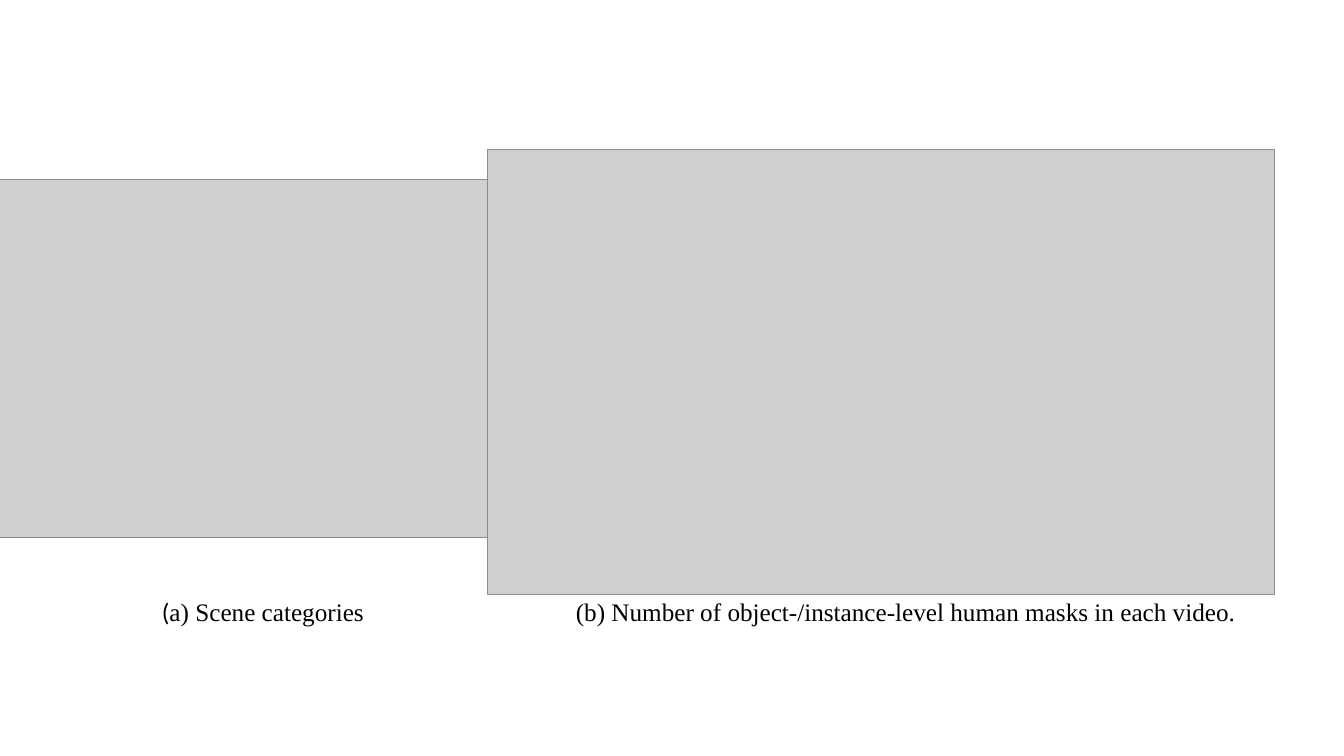
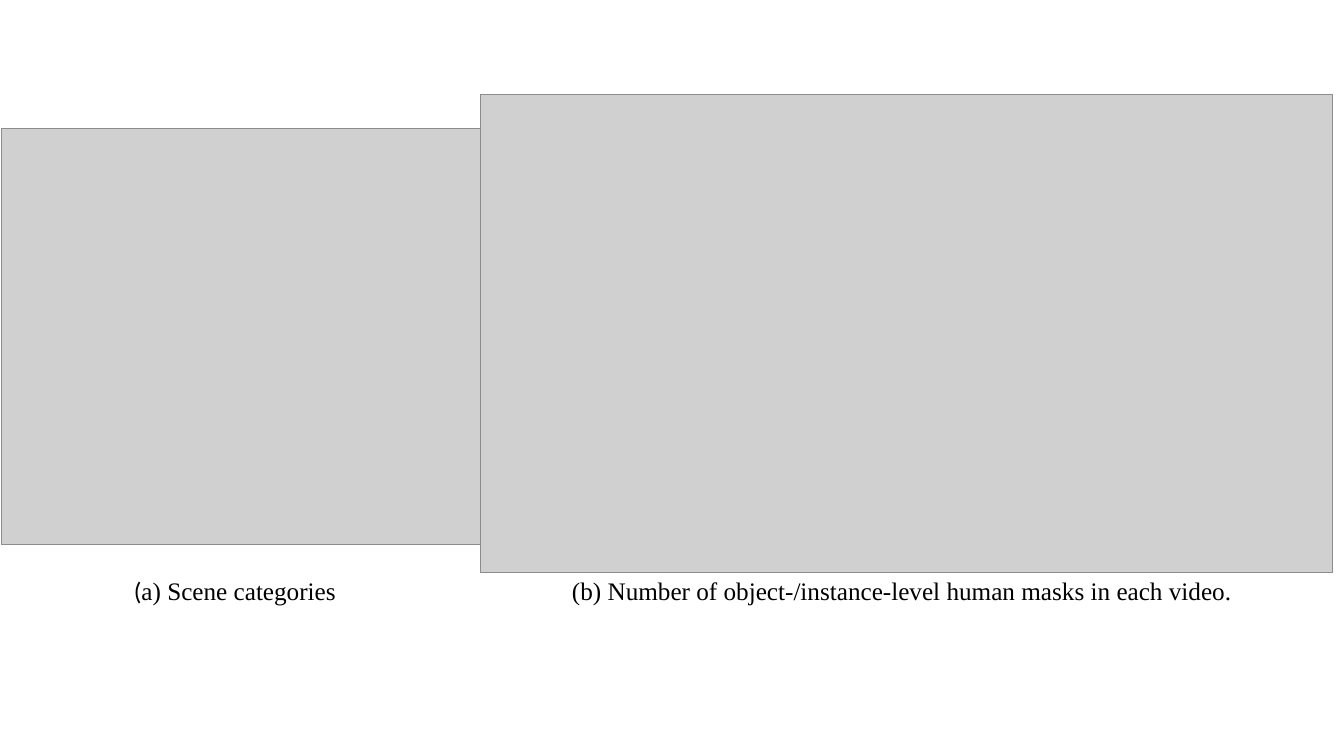
Before and after one commit to PanoAsh/SOTAs-reproduction-PhD-thesis, a slide deck: slide 1 of 360VSOD/show/figure_update/fig_statistics.pptx. Drawn at 1344x756 pixels with LibreOffice and Linux fonts; fonts in the diff are those of the drawing; grey boxes stand for pictures. Boxes give left, top, right and bottom in pixels: in the first picture for what was removed or moved away, otherwise in the second. Text is boxed around its words. In the diff, an @@ line names an element or a change of style, - is before the commit and + after.

```diff
--- a/360VSOD/show/figure_update/fig_statistics.pptx
+++ b/360VSOD/show/figure_update/fig_statistics.pptx
@@ picture resized from (x1=487, y1=149, x2=1274, y2=595) to (x1=481, y1=95, x2=1333, y2=574) @@
@@ picture resized from (x1=0, y1=179, x2=487, y2=537) to (x1=2, y1=128, x2=481, y2=544) @@
@@ text "(a) Scene categories" moved from (x1=162, y1=603, x2=364, y2=627) to (x1=134, y1=582, x2=336, y2=606) @@
@@ text "(b) Number of object-/instance-level human ..." moved from (x1=576, y1=603, x2=1235, y2=627) to (x1=572, y1=582, x2=1231, y2=606) @@
```
Also in this commit, not shown: 4 other files.
